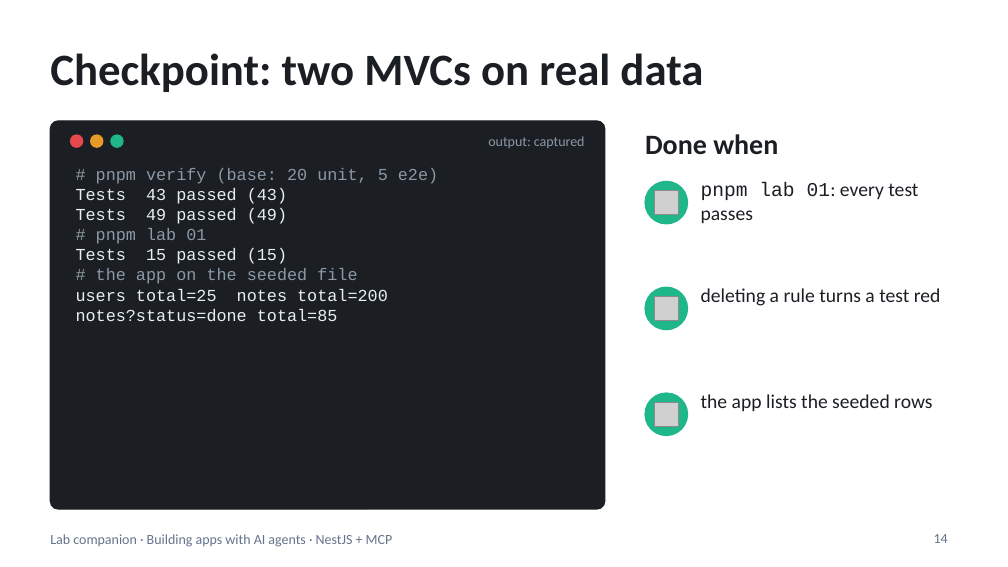
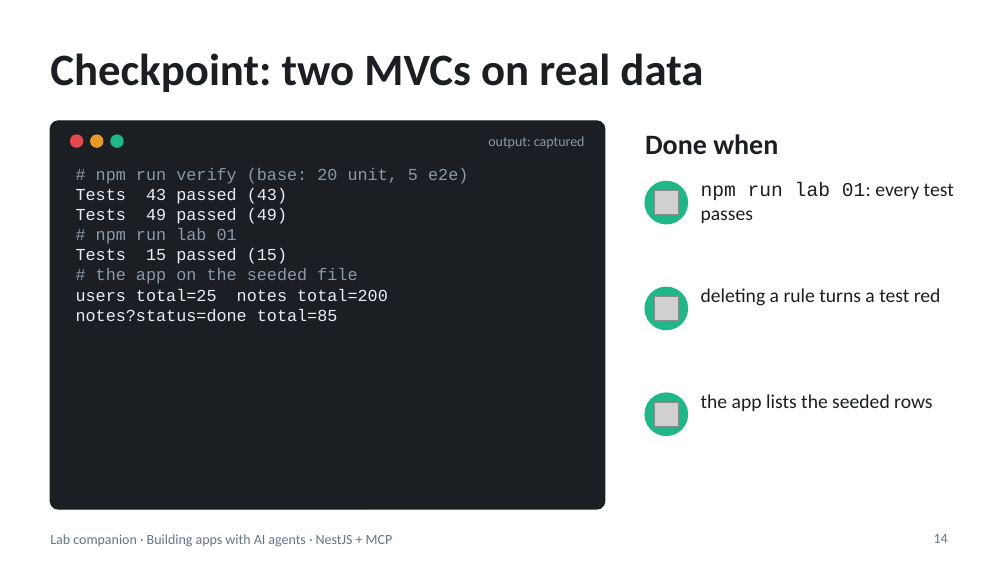
Before and after one commit to blazaga/ai-training-modules, a slide deck: slide 14 of docs/ai-agent-training/slides/lab-companion.pptx. Drawn at 1008x567 pixels with LibreOffice and Linux fonts; fonts in the diff are those of the drawing; grey boxes stand for pictures. Boxes give left, top, right and bottom in pixels: in the first picture for what was removed or moved away, otherwise in the second. Text is boxed around its words. In the diff, an @@ line names an element or a change of style, - is before the commit and + after.

```diff
--- a/docs/ai-agent-training/slides/lab-companion.pptx
+++ b/docs/ai-agent-training/slides/lab-companion.pptx
@@ text at [96, 168, 468, 184]: text changed @@
-# pnpm verify (base: 20 unit, 5 e2e)
+# npm run verify (base: 20 unit, 5 e2e)
@@ text at [701, 183, 954, 223]: text changed @@
-pnpm lab 01: every test passes
+npm run lab 01: every test passes
@@ text at [96, 228, 237, 244]: text changed @@
-# pnpm lab 01
+# npm run lab 01
```
Also in this commit, not shown: 15 other slides changed, 11 other files.
